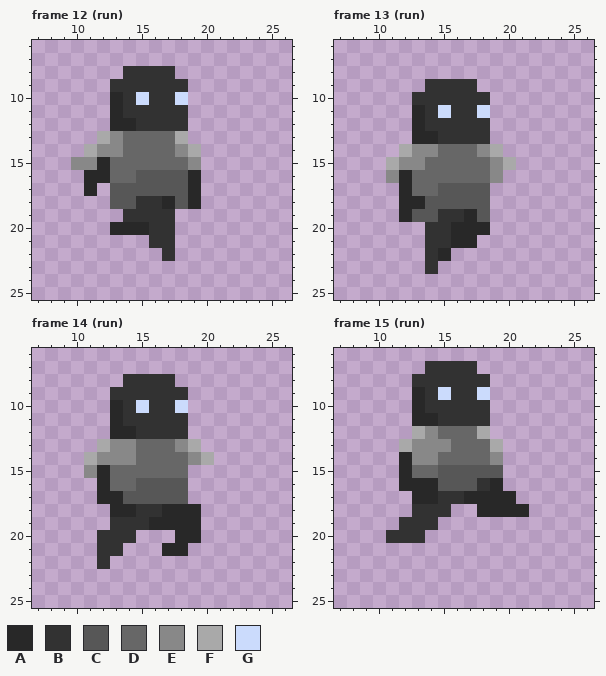
Two versions of one pixel-art file, PixelEngine/res/sprites/items/armor/iron_armor.aseprite. That is the earlier state.
32x32 pixels, 26 frames. Shown: frame 12 (run): x 7..26, y 6..25; frame 13 (run): x 7..26, y 6..25; frame 14 (run): x 7..26, y 6..25; frame 15 (run): x 7..26, y 6..25. The commit also changed other frames, which this record leaves out.
Palette (. is transparent): A #282828  B #323232  C #575757  D #676767  E #888888  F #a9a9a9  G #cbdbfc
And afterwards:
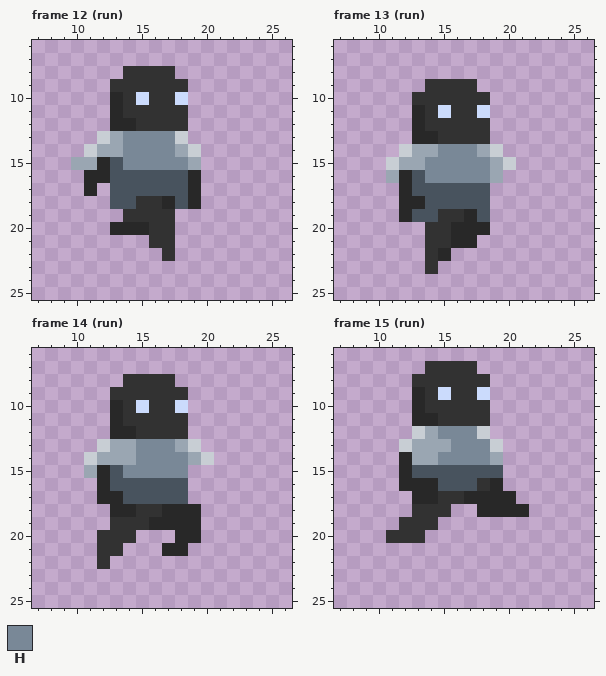
Colours new in this view: H #798897
The edit:
Colour C changes from #575757 to #48535e.
Colour E changes from #888888 to #9aa6b2.
Colour F changes from #a9a9a9 to #c8ced4.
Frame 12 (run), layer "Layer 2":
Colour D gives way to colour C in row 15 at x 13; in row 16 at x 13 to 14.
Colour D gives way to colour H in rows 13 to 14 at x 14 to 17; in row 15 at x 14 to 18.
Frame 13 (run), layer "Layer 2":
Colour D gives way to colour C in row 16 at x 13; in row 17 at x 13 to 14.
Colour D gives way to colour H in row 14 at x 15 to 17; in rows 15 to 16 at x 14 to 18.
Frame 14 (run), layer "Layer 2":
Colour D gives way to colour C in row 15 at x 13; in row 16 at x 13 to 14.
Colour D gives way to colour H in row 13 at x 15 to 17; in row 14 at x 15 to 18; in row 15 at x 14 to 18.
Frame 15 (run), layer "Layer 2":
Colour D gives way to colour C in row 15 at x 13 to 14.
Colour D gives way to colour H in row 12 at x 15 to 17; in row 13 at x 16 to 18; in row 14 at x 15 to 18.
Boxes around the changes in both pictures, in picture pixels (x1, y1, x2, y2):
changed: (71, 131, 201, 209)
changed: (386, 144, 516, 222)
changed: (84, 439, 214, 504)
changed: (399, 426, 503, 491)
